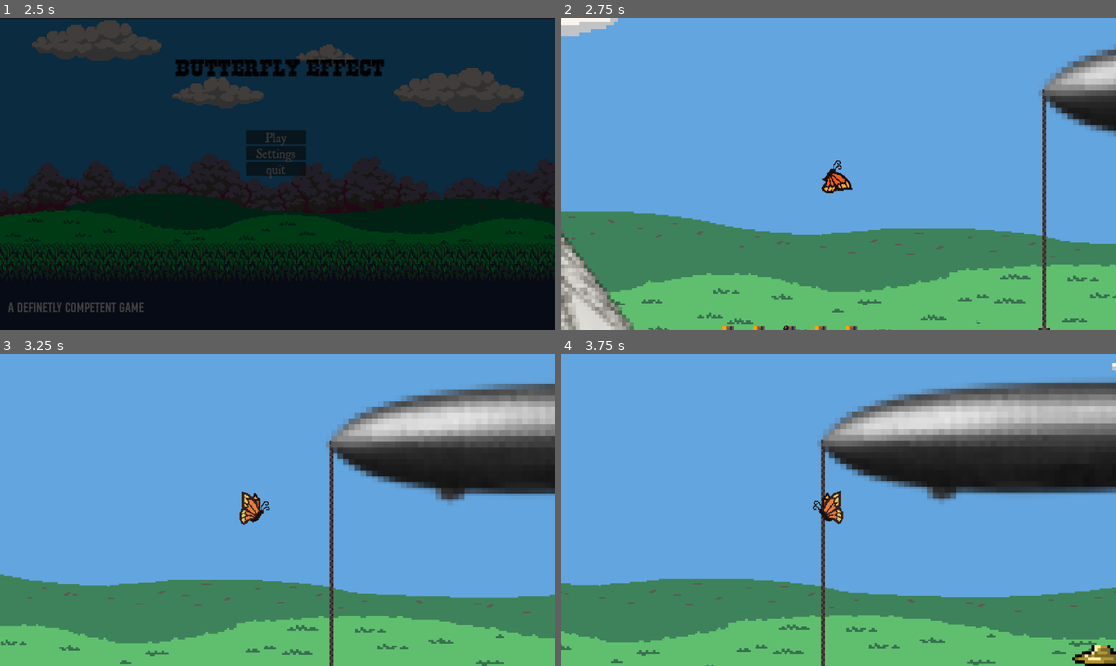
Above: before the commit, frames 1-4 (two rows, left to right).
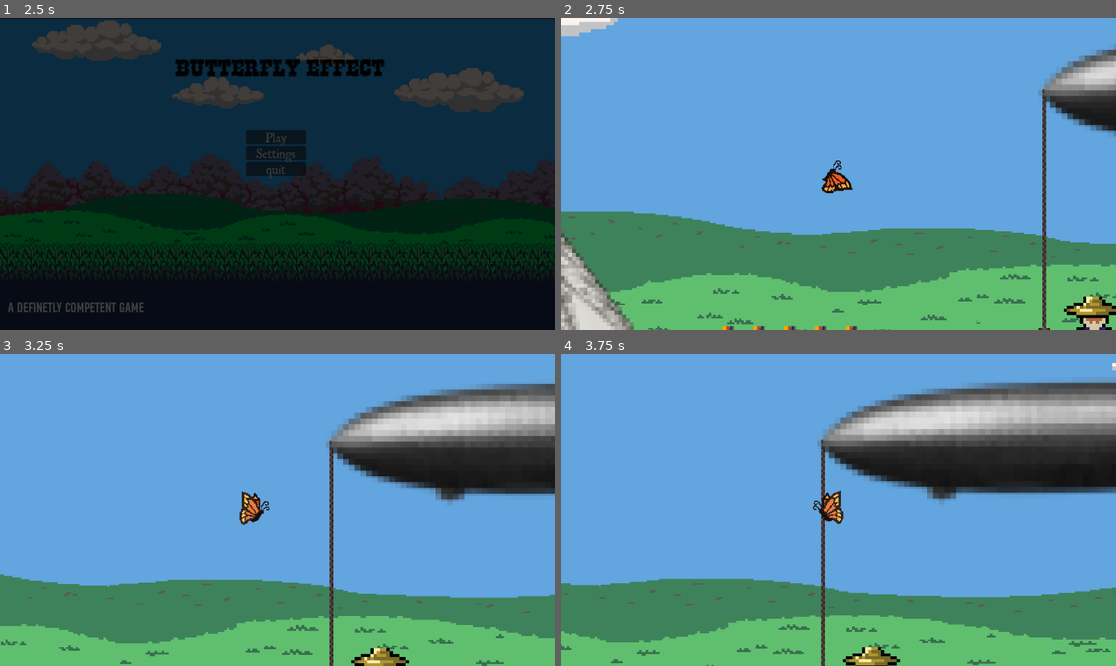
Above: after the commit, the same moments.

Repository: DHpFire/Definitely-competent-
Game: Godot game, scene res://Scenes/UI/main_menu.tscn
Two runs of this game, one before a commit and one after it. Both use one fixed random seed, a clock stepped at 60 frames per second and the inputs below.
Inputs (mouse positions are in pixels of both pictures, inside the frame that each line leads up to):
- Up to frame 1 (2.5 s): click "Play" at 0.5 s; click "Play" at 1.25 s; move the mouse to (399, 158) at 2.02 s; hold D (Right) from 2.03 s (still down); tap E (interact) at 2.1 s; click (399, 158) at 2.17 s; tap W (Up) at 2.27 s
- Up to frame 2 (2.75 s): keep holding D (Right)
- Up to frame 3 (3.25 s): keep holding D (Right); move the mouse to (166, 525) at 2.77 s; tap E (interact) at 2.85 s; tap W (Up) at 3.02 s
- Up to frame 4 (3.75 s): move the mouse to (894, 441) at 3.52 s; release D (Right) at 3.53 s; hold A (Left) from 3.53 s (still down); tap E (interact) at 3.6 s

Frame 1 is identical in both runs. In frame 2, 0.7% of the frame differs, in the area x 39-100%, y 89-100%; in frame 3, 0.4%; in frame 4, 0.8%, in the area x 50-100%, y 93-100%.
Error before the commit: Parse Error: Expected indented block after "if" block. (res://Scenes/levels/Hindenburg/gardener.gd:13)

Commit message:
gardener

Diff:
--- a/butterfly/Scenes/levels/Hindenburg/Hindenburg.tscn
+++ b/butterfly/Scenes/levels/Hindenburg/Hindenburg.tscn
@@ -11,7 +11,6 @@
 [ext_resource type="PackedScene" uid="uid://ct57l2mi8t10y" path="res://Scenes/rope.tscn" id="8_ptfrl"]
 [ext_resource type="Texture2D" uid="uid://bjqtqmsq2bd5s" path="res://Assets/Sprites/Stolen/Ship bollard.png" id="9_bv5dl"]
 [ext_resource type="PackedScene" uid="uid://bsnrjepoj8qoh" path="res://Scenes/levels/Hindenburg/mooring_tower.tscn" id="11_11nll"]
-[ext_resource type="Texture2D" uid="uid://dgw6mixegqv38" path="res://Assets/Sprites/Stolen/GardenScissors.png" id="13_tdx8m"]
 [ext_resource type="Texture2D" uid="uid://dv8gdbpis70hd" path="res://Assets/Sprites/Stolen/Soldier1.png" id="14_8hctk"]
 [ext_resource type="Texture2D" uid="uid://b8o0yubbfskb7" path="res://Assets/Sprites/Stolen/Crate.png" id="15_aflqy"]
 [ext_resource type="PackedScene" uid="uid://d3v2c5nmvgp68" path="res://Scenes/levels/Hindenburg/child.tscn" id="15_tdx8m"]
@@ -153,15 +152,11 @@
 shape = SubResource("RectangleShape2D_365la")
 
 [node name="Rifle" parent="." unique_id=1068037500 instance=ExtResource("8_6sjl4")]
-position = Vector2(432, 368)
+position = Vector2(355, 392)
 
 [node name="mooring tower" parent="." unique_id=1731262838 instance=ExtResource("11_11nll")]
 position = Vector2(288, 290)
 scale = Vector2(2, 2)
-
-[node name="GardenScissors" type="Sprite2D" parent="." unique_id=1385333520]
-position = Vector2(669, 366)
-texture = ExtResource("13_tdx8m")
 
 [node name="Soldier1" type="Sprite2D" parent="." unique_id=1963395907]
 position = Vector2(1005, 365)
@@ -178,6 +173,6 @@
 position = Vector2(855, 375)
 
 [node name="Gardener" parent="." unique_id=420503553 instance=ExtResource("16_8hctk")]
-position = Vector2(717, 360)
+position = Vector2(598, 361)
 
 [connection signal="body_entered" from="Area2D" to="." method="_on_area_2d_body_entered"]
--- a/butterfly/Scenes/levels/Hindenburg/child.gd
+++ b/butterfly/Scenes/levels/Hindenburg/child.gd
@@ -22,6 +22,7 @@
 
 func _on_area_2d_body_entered(body: Node2D) -> void:
 	if body.is_in_group('butterfly'):
+		$AudioStreamPlayer2D.play()
 		butterfly = body
 
 
--- a/butterfly/Scenes/levels/Hindenburg/child.tscn
+++ b/butterfly/Scenes/levels/Hindenburg/child.tscn
@@ -2,6 +2,7 @@
 
 [ext_resource type="Script" uid="uid://cpulh1m58sn7l" path="res://Scenes/levels/Hindenburg/child.gd" id="1_7j3aw"]
 [ext_resource type="Texture2D" uid="uid://d31o6d8myh2rn" path="res://Assets/Sprites/Stolen/ChildSriteSheet.png" id="2_7j3aw"]
+[ext_resource type="AudioStream" uid="uid://d0wgokr1s68bb" path="res://Assets/Audio/Ohlookabutterfly.mp3" id="3_g5mhg"]
 
 [sub_resource type="AtlasTexture" id="AtlasTexture_g5mhg"]
 atlas = ExtResource("2_7j3aw")
@@ -78,15 +79,15 @@
 [sub_resource type="CircleShape2D" id="CircleShape2D_7j3aw"]
 radius = 93.04838
 
-[node name="child" type="CharacterBody2D" unique_id=1385796743]
+[node name="child" type="CharacterBody2D" unique_id=1385796743 groups=["child"]]
 script = ExtResource("1_7j3aw")
 
 [node name="AnimatedSprite2D" type="AnimatedSprite2D" parent="." unique_id=164079941]
 sprite_frames = SubResource("SpriteFrames_qqoo5")
 animation = &"new_animation"
-frame_progress = 0.37637287
+frame_progress = 0.68875664
 
-[node name="CollisionShape2D" type="CollisionShape2D" parent="." unique_id=745708505]
+[node name="CollisionShape2D" type="CollisionShape2D" parent="." unique_id=745708505 groups=["child"]]
 position = Vector2(0, -3)
 shape = SubResource("RectangleShape2D_5ku4e")
 
@@ -95,5 +96,9 @@
 [node name="CollisionShape2D" type="CollisionShape2D" parent="Area2D" unique_id=1743742961]
 shape = SubResource("CircleShape2D_7j3aw")
 
+[node name="AudioStreamPlayer2D" type="AudioStreamPlayer2D" parent="." unique_id=2059560975]
+position = Vector2(0, -3)
+stream = ExtResource("3_g5mhg")
+
 [connection signal="body_entered" from="Area2D" to="." method="_on_area_2d_body_entered"]
 [connection signal="body_exited" from="Area2D" to="." method="_on_area_2d_body_exited"]
--- a/butterfly/Scenes/levels/Hindenburg/gardener.gd
+++ b/butterfly/Scenes/levels/Hindenburg/gardener.gd
@@ -4,10 +4,16 @@
 const SPEED = 300.0
 const JUMP_VELOCITY = -400.0
 
+func _ready():
+	$PixilFrame0.hide()
+	$Label.hide()
 
 func _physics_process(delta: float) -> void:
 	pass
 
 
 func _on_area_2d_body_entered(body: Node2D) -> void:
-	if body.is_in_group('butterfly'):
+	if body.is_in_group('child'):
+		$PixilFrame0.show()
+		$Label.show()
+		Global.hin_path1_stage = 1
--- a/butterfly/Scenes/levels/Hindenburg/gardener.tscn
+++ b/butterfly/Scenes/levels/Hindenburg/gardener.tscn
@@ -2,6 +2,8 @@
 
 [ext_resource type="Script" uid="uid://ckq86vde44ytb" path="res://Scenes/levels/Hindenburg/gardener.gd" id="1_5ku4e"]
 [ext_resource type="Texture2D" uid="uid://bi215dbde7bjj" path="res://Assets/Sprites/Stolen/Gardener.png" id="1_ooxld"]
+[ext_resource type="Texture2D" uid="uid://clx0jlt87r7qv" path="res://Assets/Sprites/Stolen/pixil-frame-0.png" id="3_1nnja"]
+[ext_resource type="Texture2D" uid="uid://dgw6mixegqv38" path="res://Assets/Sprites/Stolen/GardenScissors.png" id="4_16otg"]
 
 [sub_resource type="RectangleShape2D" id="RectangleShape2D_5ku4e"]
 size = Vector2(32, 48)
@@ -26,4 +28,20 @@
 position = Vector2(-0.5, -3)
 shape = SubResource("RectangleShape2D_1nnja")
 
+[node name="PixilFrame0" type="Sprite2D" parent="." unique_id=622143539]
+position = Vector2(0, -34)
+texture = ExtResource("3_1nnja")
+
+[node name="Label" type="Label" parent="." unique_id=1704002129]
+offset_left = -46.0
+offset_top = -29.0
+offset_right = -6.0
+offset_bottom = -18.0
+text = "Snip"
+
+[node name="GardenScissors" type="Sprite2D" parent="." unique_id=1262188487]
+position = Vector2(-22, 7)
+rotation = -2.613568
+texture = ExtResource("4_16otg")
+
 [connection signal="body_entered" from="Area2D" to="." method="_on_area_2d_body_entered"]
--- a/butterfly/Scenes/levels/Hindenburg/hindenburg_sprite.gd
+++ b/butterfly/Scenes/levels/Hindenburg/hindenburg_sprite.gd
@@ -5,6 +5,6 @@
 
 
 func _physics_process(delta: float) -> void:
-	if Global.hin_stage == 1:
+	if Global.hin_path1_stage == 2:
 		velocity.x = -1 * SPEED
 		move_and_slide()
--- a/butterfly/Scenes/rope.gd
+++ b/butterfly/Scenes/rope.gd
@@ -8,12 +8,11 @@
 
 # Called every frame. 'delta' is the elapsed time since the previous frame.
 func _process(delta: float) -> void:
-	pass
+	if Global.hin_path1_stage == 1:
+		$Sprite2D.hide()
+		$CollisionShape2D.disabled
+		Global.hin_path1_stage = 2
 
 
 
-func _on_butonshowingmech_interacted() -> void:
-	$Sprite2D.hide()
-	$CollisionShape2D.disabled
-	Global.hin_stage = 1
  # Replace with function body.
--- a/butterfly/Scenes/rope.tscn
+++ b/butterfly/Scenes/rope.tscn
@@ -2,7 +2,6 @@
 
 [ext_resource type="Script" uid="uid://ctqxr14evqwgi" path="res://Scenes/rope.gd" id="1_qawu5"]
 [ext_resource type="Texture2D" uid="uid://bllej50eldhq6" path="res://Assets/Sprites/Stolen/Hook.png" id="2_qawu5"]
-[ext_resource type="PackedScene" uid="uid://cx8huym0ynqts" path="res://Scenes/levels/Hindenburg/BuutonShoww.tscn" id="3_wytdi"]
 
 [sub_resource type="RectangleShape2D" id="RectangleShape2D_no7b2"]
 size = Vector2(11.912455, 19.840347)
@@ -18,8 +17,4 @@
 position = Vector2(0, 64)
 shape = SubResource("RectangleShape2D_no7b2")
 
-[node name="butonshowingmech" parent="." unique_id=1150477906 instance=ExtResource("3_wytdi")]
-position = Vector2(21, 50)
-
 [connection signal="body_entered" from="." to="." method="_on_body_entered"]
-[connection signal="interacted" from="butonshowingmech" to="." method="_on_butonshowingmech_interacted"]
Not shown, added: butterfly/Assets/Audio/Explosion1.mp3.import
Not shown, added: butterfly/Assets/Audio/Ohlookabutterfly.mp3.import
Not shown, added: butterfly/Assets/Audio/SniperLoad.mp3.import
Not shown, added: butterfly/Assets/Audio/ooptheregomyscissors.mp3.import
Binary file added: butterfly/Assets/Sprites/Stolen/pixil-frame-0.png
Not shown, added: butterfly/Assets/Sprites/Stolen/pixil-frame-0.png.import
